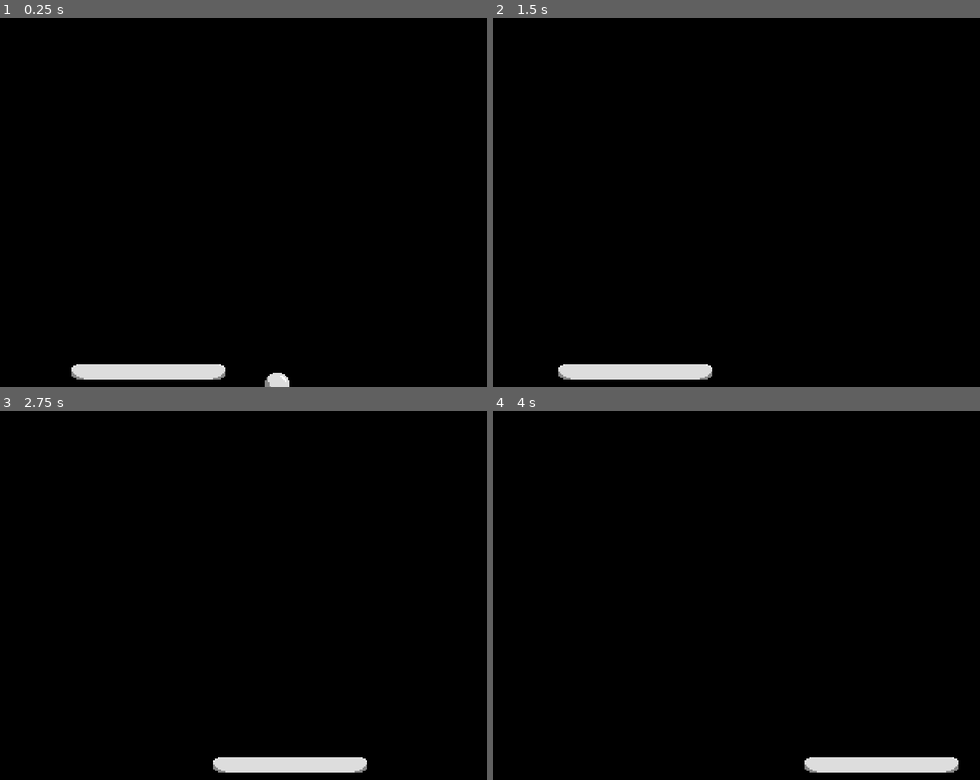
Above: before the commit, frames 1-4 (two rows, left to right).
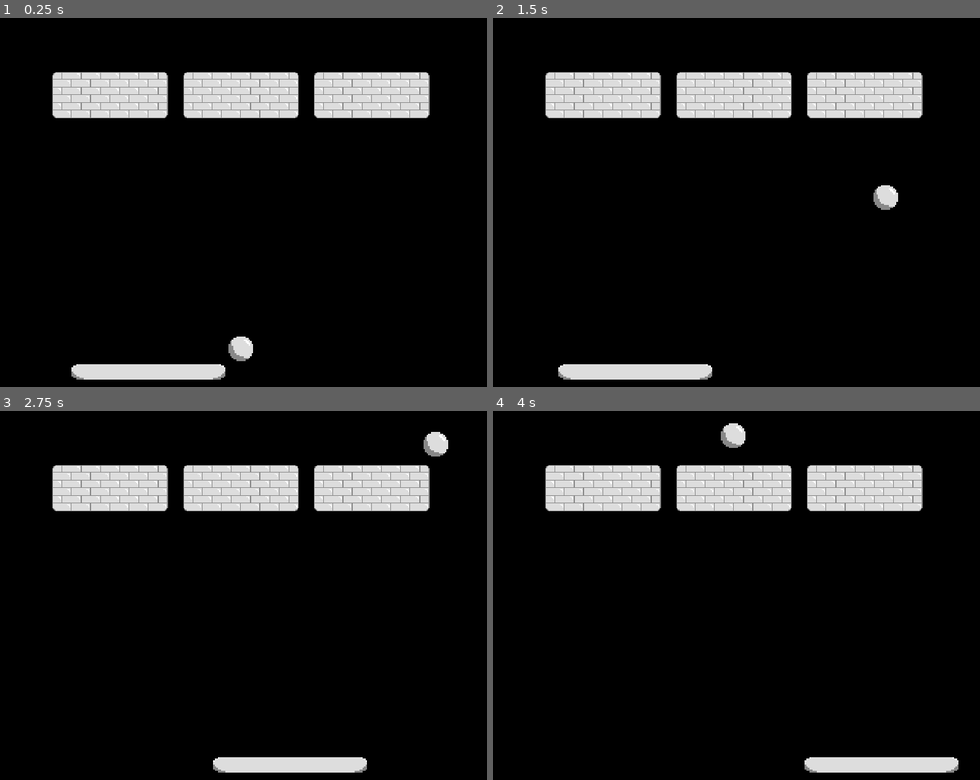
Above: after the commit, the same moments.

Repository: EshanDoes/Breakout
Game: Godot game, scene res://main.tscn
The game is run twice, just before and just after one commit, with the same random seed, the same clock (stepped at 60 frames per second) and the same inputs.
Inputs (mouse positions are in pixels of both pictures, inside the frame that each line leads up to):
- Up to frame 1 (0.25 s): no input
- Up to frame 2 (1.5 s): tap Enter at 0.5 s; move the mouse to (843, 184) at 0.52 s; press the mouse at (843, 184) at 0.53 s; hold Right 0.53-1.28 s; move the mouse to (634, 220) at 1.27 s; release the mouse at (634, 220) at 1.28 s; hold Down from 1.28 s (still down); click (634, 220) at 1.35 s
- Up to frame 3 (2.75 s): move the mouse to (292, 514) at 2.02 s; release Down at 2.03 s; press the mouse at (292, 514) at 2.03 s; hold Right from 2.03 s (still down); tap Alt at 2.1 s
- Up to frame 4 (4 s): move the mouse to (707, 669) at 2.77 s; release Right at 2.78 s; release the mouse at (707, 669) at 2.78 s; hold Up 2.78-3.53 s; tap Shift at 2.85 s; click (707, 669) at 3.05 s; move the mouse to (882, 650) at 3.52 s; press the mouse at (882, 650) at 3.53 s; hold Left from 3.53 s (still down)

The runs differ from the first frame. In frame 1, 9.3% of the frame differs, in the area x 10-89%, y 14-100%; in frame 2, 9.1%; in frame 3, 9.1%; in frame 4, 9.1%.

Commit message:
Hourly Commit 2 (Day 3)
Made the ball follow the paddle until you click, and added some bricks which I only now just realized were way too big. At least now I get to time myself for making them, which I didn't do earlier!

Diff:
--- a/main.tscn
+++ b/main.tscn
@@ -1,12 +1,13 @@
-[gd_scene load_steps=9 format=3 uid="uid://dr28cpmwuxoix"]
+[gd_scene load_steps=11 format=3 uid="uid://dr28cpmwuxoix"]
 
 [ext_resource type="Script" uid="uid://c80hc3rrfvo3q" path="res://scripts/paddle.gd" id="1_h2yge"]
 [ext_resource type="Texture2D" uid="uid://csndtdk4pfxod" path="res://sprites/paddle.png" id="1_ig7tw"]
 [ext_resource type="Texture2D" uid="uid://biuwmghrifu4t" path="res://sprites/ball.png" id="2_0xm2m"]
 [ext_resource type="Script" uid="uid://dgudy5xfggr8p" path="res://scripts/ball.gd" id="3_1bvp3"]
+[ext_resource type="Texture2D" uid="uid://dyedc8bhpf8wp" path="res://sprites/bricks.png" id="5_lquwl"]
 
-[sub_resource type="RectangleShape2D" id="RectangleShape2D_h2yge"]
-size = Vector2(200, 20)
+[sub_resource type="CapsuleShape2D" id="CapsuleShape2D_1bvp3"]
+height = 200.0
 
 [sub_resource type="CircleShape2D" id="CircleShape2D_0xm2m"]
 radius = 16.0312
@@ -17,18 +18,22 @@
 [sub_resource type="SegmentShape2D" id="SegmentShape2D_lquwl"]
 b = Vector2(640, 0)
 
-[node name="Node2D" type="Node2D"]
+[sub_resource type="RectangleShape2D" id="RectangleShape2D_7mycd"]
+size = Vector2(150, 60)
+
+[node name="Main" type="Node2D"]
+texture_filter = 1
 
 [node name="Paddle" type="CharacterBody2D" parent="."]
 position = Vector2(320, 460)
 script = ExtResource("1_h2yge")
 
 [node name="sprite" type="Sprite2D" parent="Paddle"]
-texture_filter = 1
 texture = ExtResource("1_ig7tw")
 
 [node name="hitbox" type="CollisionShape2D" parent="Paddle"]
-shape = SubResource("RectangleShape2D_h2yge")
+rotation = 1.5708
+shape = SubResource("CapsuleShape2D_1bvp3")
 
 [node name="Camera" type="Camera2D" parent="."]
 offset = Vector2(320, 240)
@@ -37,7 +42,6 @@
 script = ExtResource("3_1bvp3")
 
 [node name="sprite" type="Sprite2D" parent="Ball"]
-texture_filter = 1
 position = Vector2(320, 430)
 texture = ExtResource("2_0xm2m")
 
@@ -56,3 +60,41 @@
 [node name="rightwall" type="CollisionShape2D" parent="Wall"]
 position = Vector2(640, 0)
 shape = SubResource("SegmentShape2D_1bvp3")
+
+[node name="Bricks" type="Node2D" parent="."]
+
+[node name="Brick" type="StaticBody2D" parent="Bricks"]
+position = Vector2(150, 100)
+
+[node name="sprite" type="Sprite2D" parent="Bricks/Brick"]
+texture = ExtResource("5_lquwl")
+
+[node name="hitbox" type="CollisionShape2D" parent="Bricks/Brick"]
+shape = SubResource("RectangleShape2D_7mycd")
+
+[node name="Brick2" type="StaticBody2D" parent="Bricks"]
+position = Vector2(320, 100)
+
+[node name="sprite" type="Sprite2D" parent="Bricks/Brick2"]
+texture = ExtResource("5_lquwl")
+
+[node name="hitbox" type="CollisionShape2D" parent="Bricks/Brick2"]
+shape = SubResource("RectangleShape2D_7mycd")
+
+[node name="Brick3" type="StaticBody2D" parent="Bricks"]
+position = Vector2(490, 100)
+
+[node name="sprite" type="Sprite2D" parent="Bricks/Brick3"]
+texture = ExtResource("5_lquwl")
+
+[node name="hitbox" type="CollisionShape2D" parent="Bricks/Brick3"]
+shape = SubResource("RectangleShape2D_7mycd")
+
+[node name="Brick4" type="StaticBody2D" parent="Bricks"]
+position = Vector2(150, 100)
+
+[node name="sprite" type="Sprite2D" parent="Bricks/Brick4"]
+texture = ExtResource("5_lquwl")
+
+[node name="hitbox" type="CollisionShape2D" parent="Bricks/Brick4"]
+shape = SubResource("RectangleShape2D_7mycd")
--- a/scripts/ball.gd
+++ b/scripts/ball.gd
@@ -1,18 +1,25 @@
 extends CharacterBody2D
 
 var speed = 200
-var initialVelocity = Vector2(speed, 200) # Initial velocity (speed and direction)
+var initialVelocity # Initial velocity (speed and direction)
+var launched = 0
+
+func _ready():
+	initialVelocity = Vector2(speed, -200)
+
+func _input(event):
+	if event.is_action_pressed("click"):
+		launched = 1
+	if launched == 0:
+		self.position.x = $"/root/Main/Paddle".position.x - 320
 
 func _physics_process(delta):
 	# Move the object and detect collisions
-	var collision = move_and_collide(initialVelocity * delta)
+	var collider = move_and_collide(initialVelocity * delta * launched)
 
-	if collision:
+	if collider:
 		# Change direction based on collision
-		print(collision.get_collider().name)
-
-		if collision.get_collider().name == "Wall":
-			initialVelocity = initialVelocity.bounce(collision.get_normal())
-		else: if collision.get_collider().name == "Paddle":
-			#initialVelocity = self.position.angle_to_point(collision.get_collider().position)
-			print(self.position)
+		print(collider.get_collider().name)
+		initialVelocity = initialVelocity.bounce(collider.get_normal())
+		print(initialVelocity)
+		await get_tree().create_timer(0.01).timeout
Binary file added: sprites/bricks.png
Not shown, added: sprites/bricks.png.import
